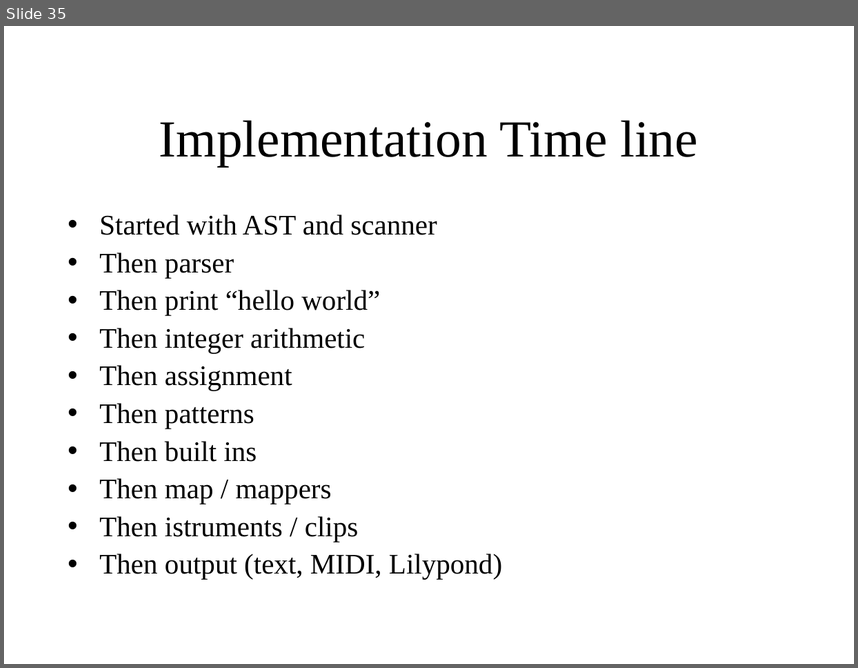
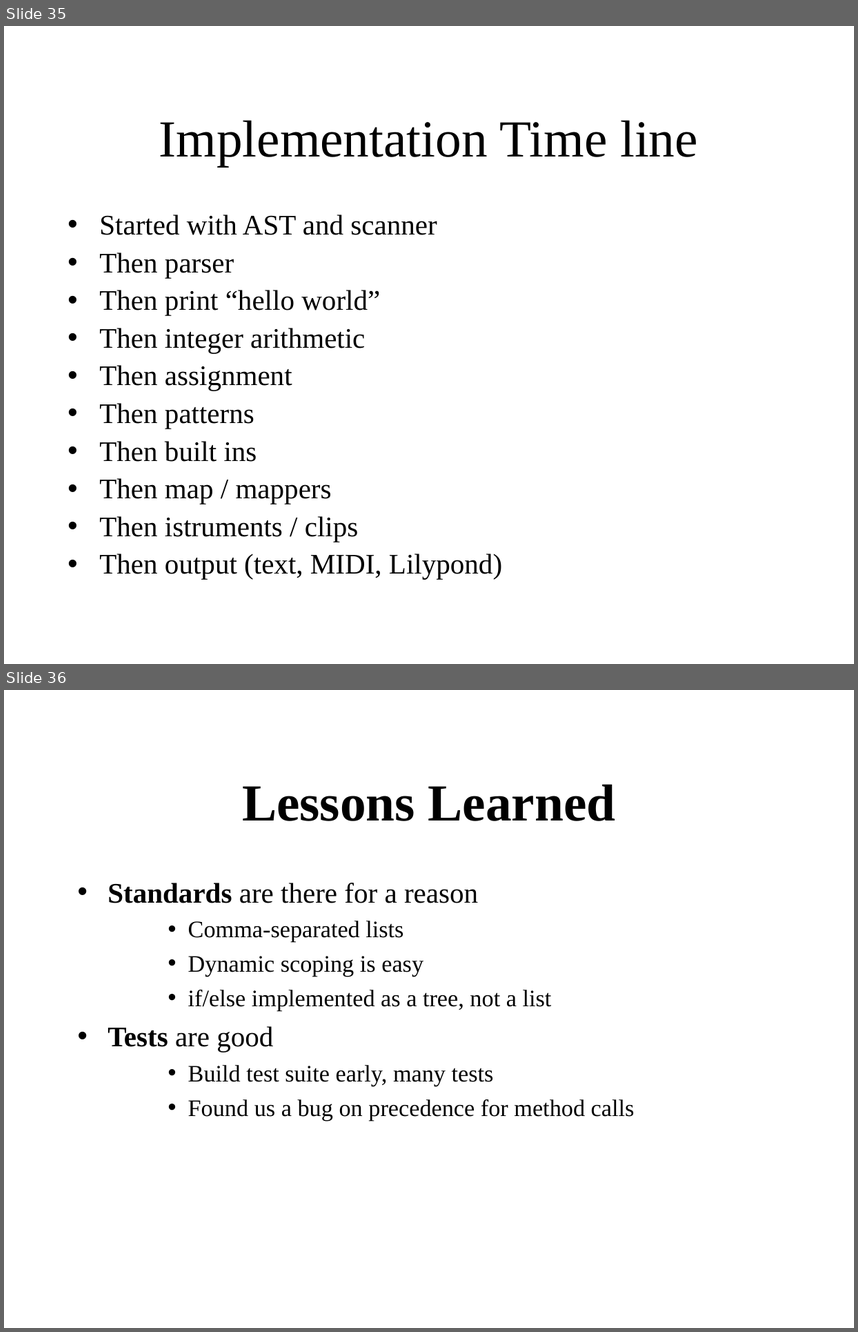
Before and after one commit to waseemilahi/drul, a slide deck: Presentation/Parts1-2.ppt. Shown one above the other, each under a label of ours: slide 35 before the commit, slides 35 and 36 after it. The pictures are 858x668 and 858x1332 pixels, drawn with LibreOffice and Linux fonts; fonts in the diff are those of the drawing. Boxes give left, top, right and bottom in pixels: in the first picture for what was removed or moved away, otherwise in the second. Text is boxed around its words. In the diff, an @@ line names an element or a change of style, - is before the commit and + after.

```diff
--- a/Presentation/Parts1-2.ppt
+++ b/Presentation/Parts1-2.ppt
@@ slide 36 added at box(4, 690, 854, 1328), background #FFFFFF @@
@@ title added at box(242, 784, 616, 821), 44 pt, text #000000, bold @@
+Lessons Learned
@@ text added at box(107, 883, 635, 1121), 20 pt, text #000000 @@
+• Standards are there for a reason
+    • Comma-separated lists
+    • Dynamic scoping is easy
+    • if/else implemented as a tree, not a list
+• Tests are good
+    • Build test suite early, many tests
+    • Found us a bug on precedence for method calls
```
Also in this commit, not shown: 2 other slides added.
